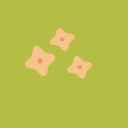
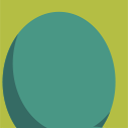
Layers edited between the first and the second 128×128 image:
added layer "Calque 56" above "Calque 55" over (0, 0, 128, 128)
hid "Calque 42" over (0, 0, 128, 128)
